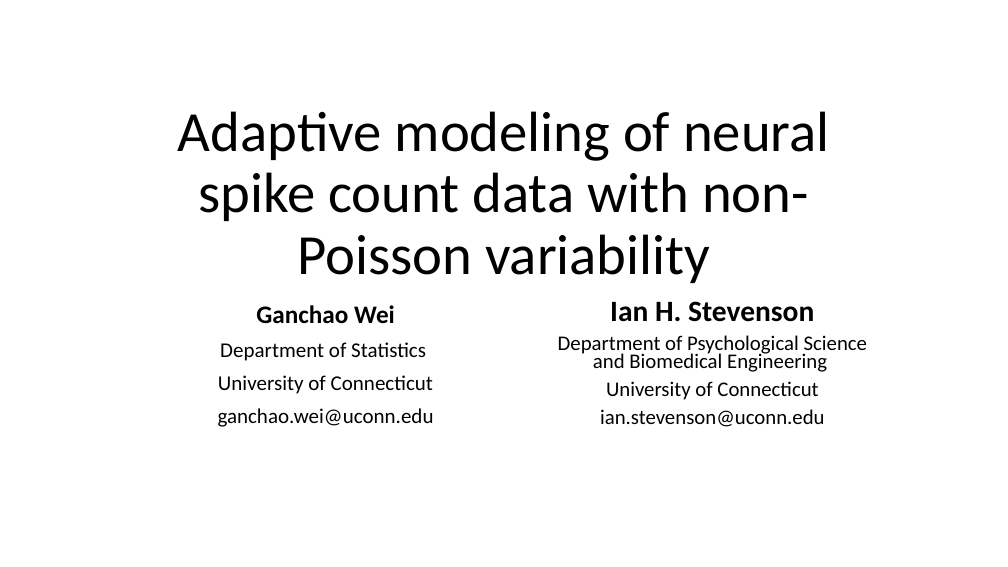
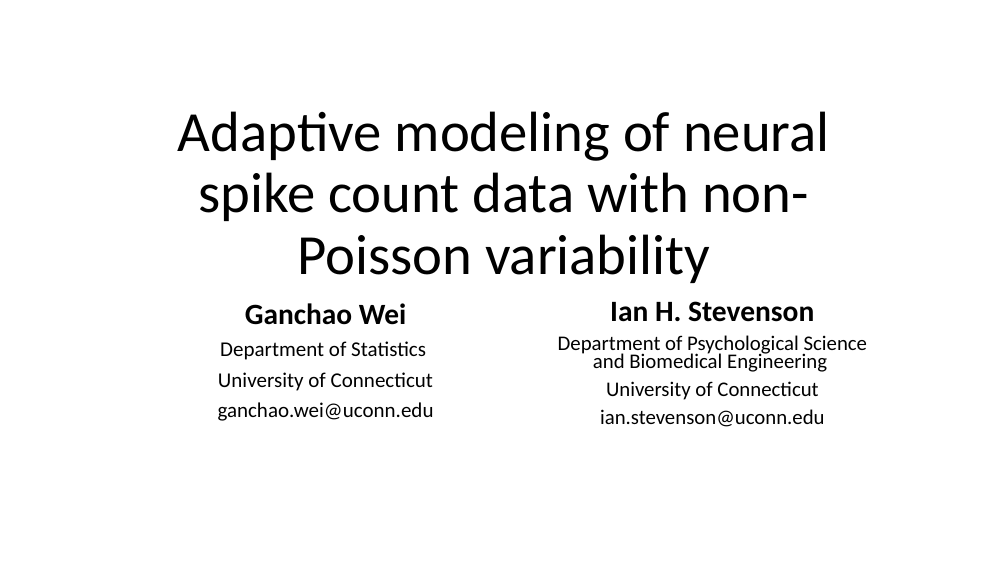
Before and after one commit to weigcdsb/COM_POISSON, a slide deck: slide 1 of documents/JSM_2021/4min_version.pptx. Drawn at 1008x567 pixels with LibreOffice and Linux fonts; fonts in the diff are those of the drawing. Boxes give left, top, right and bottom in pixels: in the first picture for what was removed or moved away, otherwise in the second. Text is boxed around its words. In the diff, an @@ line names an element or a change of style, - is before the commit and + after.

```diff
--- a/documents/JSM_2021/4min_version.pptx
+++ b/documents/JSM_2021/4min_version.pptx
@@ subtitle "Ganchao Wei" at bbox=[218, 303, 434, 421]: size 24 to 28 pt in "Ganchao Wei"; line spacing 0.9 to 0.8 @@
```
Also in this commit, not shown: 1 other slide changed, 3 slides added, 2 slides removed, 2 other files.
